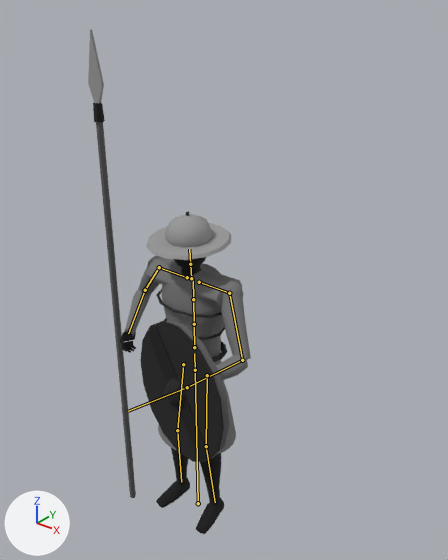
The FBX model animation/fbx/SK_Char_guard.fbx as it was, and as the next commit left it.
The view is the same before and after, from a camera (50 mm lens) standing at (1.84, -2.05, 2.81) and looking at (0.1, 0.12, 1.46). Arrows for +X, +Y and +Z are at lower left; the lights stay in place. The older version comes first. The bones that change, and the others that lie on the model, are drawn over the model as lines.

Names of what the first picture shows: 'Body'.
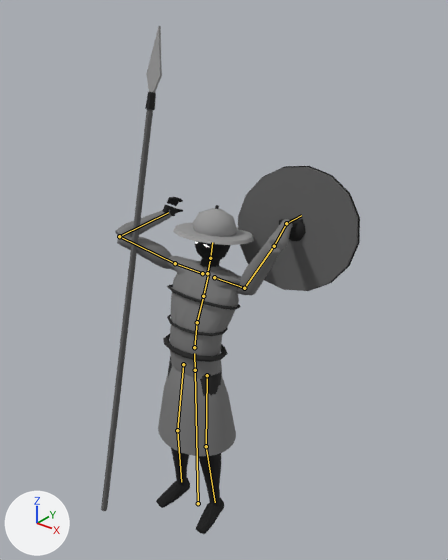
The newer file adds an action. The first version stands in its rest pose; the second is drawn at frame 15 of the action 'Rig|Chop'.

Where the change shows, as pixel boxes (x1, y1, x2, y2) in the pictures (448 x 560 px):
```json
{"object": "Body", "change": "posed", "before": [88, 30, 251, 534], "after": [101, 26, 360, 534]}
{"bone": "Spine", "before": "(194, 347) to (194, 324)", "after": "(194, 347) to (197, 322)"}
{"bone": "Spine1", "before": "(194, 324) to (193, 299)", "after": "(197, 322) to (203, 296)"}
{"bone": "Head", "before": "(190, 264) to (189, 249)", "after": "(210, 258) to (212, 242)"}
{"bone": "UpperArm.L", "before": "(229, 293) to (242, 360)", "after": "(244, 288) to (274, 246)"}
{"bone": "Forearm.L", "before": "(242, 360) to (187, 387)", "after": "(274, 246) to (286, 223)"}
{"bone": "UpperArm.R", "before": "(159, 267) to (145, 290)", "after": "(175, 263) to (119, 236)"}
{"bone": "Forearm.R", "before": "(145, 290) to (128, 333)", "after": "(119, 236) to (168, 212)"}
```

Edits to the scene script, one JSON object a line:
```json
{"block": "bone_spine", "where": "bone_spine = bpy.data.objects['Rig'].pose.bones['Spine']  # child of 'Hips'"}
{"op": "set", "path": "bone_spine.rotation_quaternion", "old": "(1.0, 0.0, 0.0, 0.0)", "new": "(0.996, -0.087, 0.0, 0.0)", "note": "degrees (0, 0, 0) -> degrees (-10, 0, 0)"}
{"block": "bone_spine1", "where": "bone_spine1 = bpy.data.objects['Rig'].pose.bones['Spine1']  # child of 'Spine'"}
{"op": "set", "path": "bone_spine1.rotation_quaternion", "old": "(1.0, 0.0, 0.0, 0.0)", "new": "(0.995, -0.104, 0.0, 0.0)", "note": "degrees (0, 0, 0) -> degrees (-12, 0, 0)"}
{"block": "bone_head", "where": "bone_head = bpy.data.objects['Rig'].pose.bones['Head']  # child of 'Neck'"}
{"op": "set", "path": "bone_head.rotation_quaternion", "old": "(1.0, 0.0, 0.0, 0.0)", "new": "(0.998, 0.07, 0.0, 0.0)", "note": "degrees (0, 0, 0) -> degrees (8, 0, 0)"}
{"block": "bone_upperarm_l", "where": "bone_upperarm_l = bpy.data.objects['Rig'].pose.bones['UpperArm.L']  # child of 'Shoulder.L'"}
{"op": "set", "path": "bone_upperarm_l.rotation_quaternion", "old": "(1.0, 0.0, 0.0, 0.0)", "new": "(0.425, -0.501, -0.481, -0.58)", "note": "degrees (0, 0, 0) -> degrees (-105, -98, 5)"}
{"block": "bone_forearm_l", "where": "bone_forearm_l = bpy.data.objects['Rig'].pose.bones['Forearm.L']  # child of 'UpperArm.L'"}
{"op": "set", "path": "bone_forearm_l.rotation_quaternion", "old": "(1.0, 0.0, 0.0, 0.0)", "new": "(0.94, 0.176, 0.129, 0.262)", "note": "degrees (0, 0, 0) -> degrees (24, 9, 33)"}
{"block": "bone_upperarm_r", "where": "bone_upperarm_r = bpy.data.objects['Rig'].pose.bones['UpperArm.R']  # child of 'Shoulder.R'"}
{"op": "set", "path": "bone_upperarm_r.rotation_quaternion", "old": "(1.0, 0.0, 0.0, 0.0)", "new": "(0.425, -0.608, 0.584, 0.329)", "note": "degrees (0, 0, 0) -> degrees (17, 116, 103)"}
{"block": "bone_forearm_r", "where": "bone_forearm_r = bpy.data.objects['Rig'].pose.bones['Forearm.R']  # child of 'UpperArm.R'"}
{"op": "set", "path": "bone_forearm_r.rotation_quaternion", "old": "(1.0, 0.0, 0.0, 0.0)", "new": "(0.94, -0.095, -0.125, -0.303)", "note": "degrees (0, 0, 0) -> degrees (-6, -17, -35)"}
```
